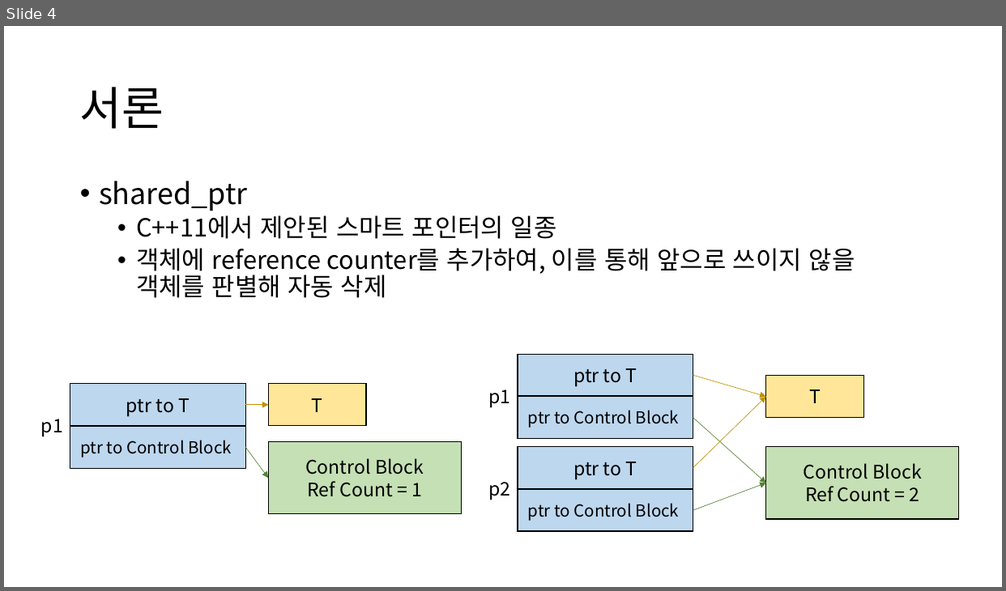
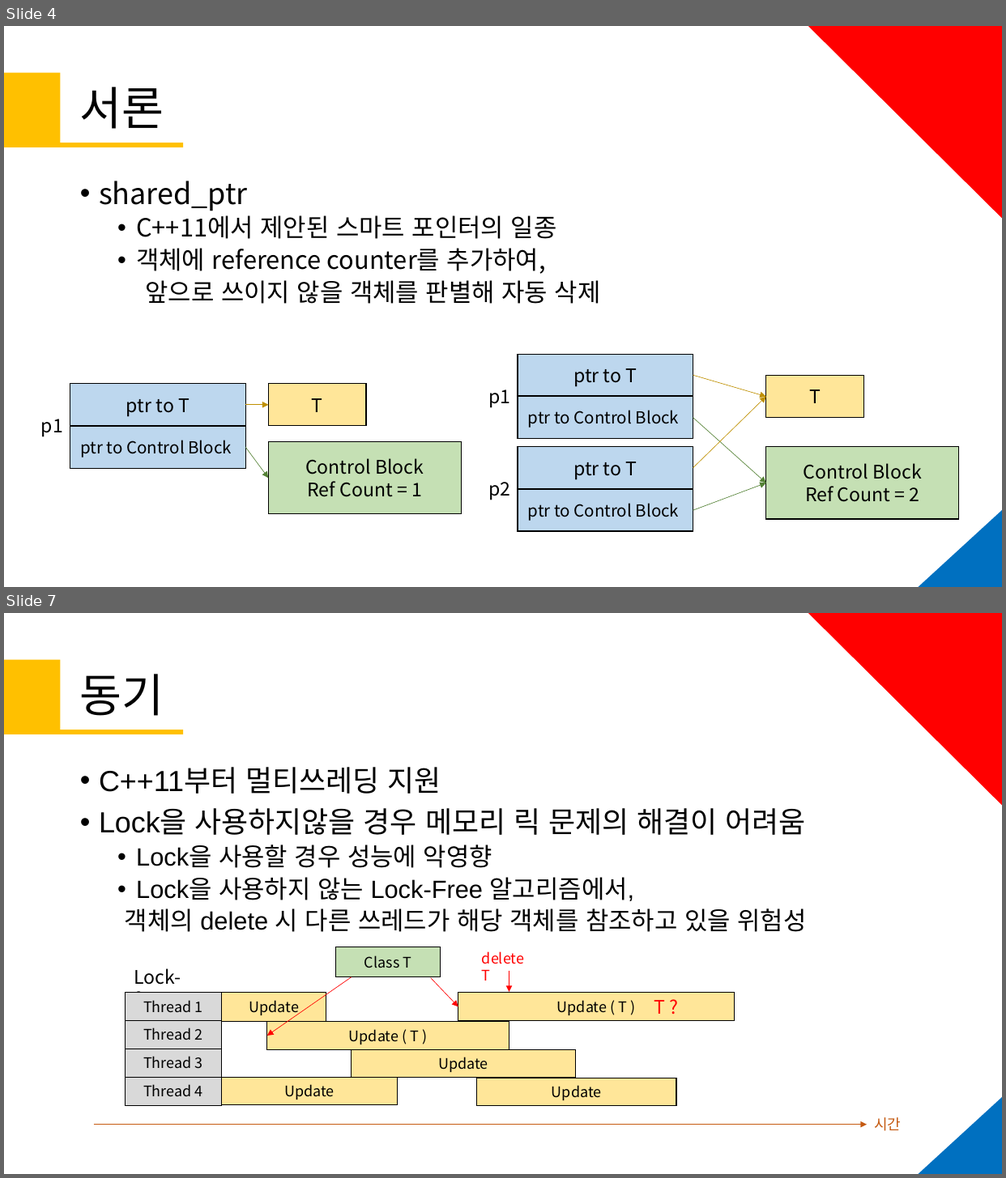
Before and after one commit to KU-t/1920-thesis, a slide deck: 졸업작품 제안서/제안서191203ver.1.pptx. Shown one above the other, each under a label of ours: slide 4 before the commit, slides 4 and 7 after it; the slides between them are not shown. The pictures are 1006x591 and 1006x1178 pixels, drawn with LibreOffice and Linux fonts; fonts in the diff are those of the drawing. Boxes give left, top, right and bottom in pixels: in the first picture for what was removed or moved away, otherwise in the second. Text is boxed around its words. In the diff, an @@ line names an element or a change of style, - is before the commit and + after.

```diff
--- a/졸업작품 제안서/제안서191203ver.1.pptx
+++ b/졸업작품 제안서/제안서191203ver.1.pptx
@@ slide 7 added at (4,613,1002,1174), background #FFFFFF @@
@@ triangle added at (809,614,1002,805), fill #FF0000, outline #FF0000 1 pt @@
@@ rectangle added at (4,659,60,735), fill #FFC000 @@
@@ title added at (80,674,164,716), 44 pt, text #000000 @@
+동기
@@ rectangle added at (4,730,183,735), fill #FFC000 @@
@@ text added at (99,767,806,932), 24 pt, text #000000 @@
+• C++11부터 멀티쓰레딩 지원
+• Lock을 사용하지않을 경우 메모리 릭 문제의 해결이 어려움
+  • Lock을 사용할 경우 성능에 악영향
+  • Lock을 사용하지 않는 Lock-Free 알고리즘에서,
+  객체의 delete 시 다른 쓰레드가 해당 객체를 참조하고 있을 위험성
@@ rectangle added at (335,947,441,977), fill #C5E0B4, outline #000000 1 pt, 14 pt, text #000000 @@
+Class T
@@ text added at (482,952,524,981), 14 pt, text #FF0000 @@
+delete T
@@ arrow added from (509, 971) to (509, 992), #FF0000 0.5 pt @@
@@ arrow added from (351, 977) to (267, 1036), #FF0000 0.5 pt @@
@@ arrow added from (431, 978) to (458, 1007), #FF0000 0.5 pt @@
@@ group added at (126,969,735,1105): 10 rectangles, 1 text @@
+Lock-free
+Thread 1
+Thread 2
+Thread 3
+Thread 4
+Update
+Update
+Update
+Update ( T )
+Update
+Update ( T )
@@ text added at (654,1000,666,1014), 18 pt, text #FF0000 @@
+T ?
@@ triangle added at (918,1098,1002,1174), fill #0070C0, outline #0070C0 1 pt @@
@@ text added at (874,1118,901,1131), 14 pt, text #C55A11 @@
+시간
@@ arrow added from (94, 1125) to (867, 1125), #C55A11 0.5 pt @@
@@ slide 4 changed as well @@
@@ triangle added at (809,27,1002,218), fill #FF0000, outline #FF0000 1 pt @@
@@ rectangle added at (4,72,60,148), fill #FFC000 @@
@@ rectangle added at (4,143,183,148), fill #FFC000 @@
@@ text at (136,248,601,304): text changed @@
-  • 객체에 reference counter를 추가하여, 이를 통해 앞으로 쓰이지 않을 객체를 판별해 자동 삭제
+  • 객체에 reference counter를 추가하여,
+  앞으로 쓰이지 않을 객체를 판별해 자동 삭제
@@ triangle added at (918,511,1002,587), fill #0070C0, outline #0070C0 1 pt @@
```
Also in this commit, not shown: 11 other slides changed, 2 other slides added, 3 slides removed, 21 other files.
